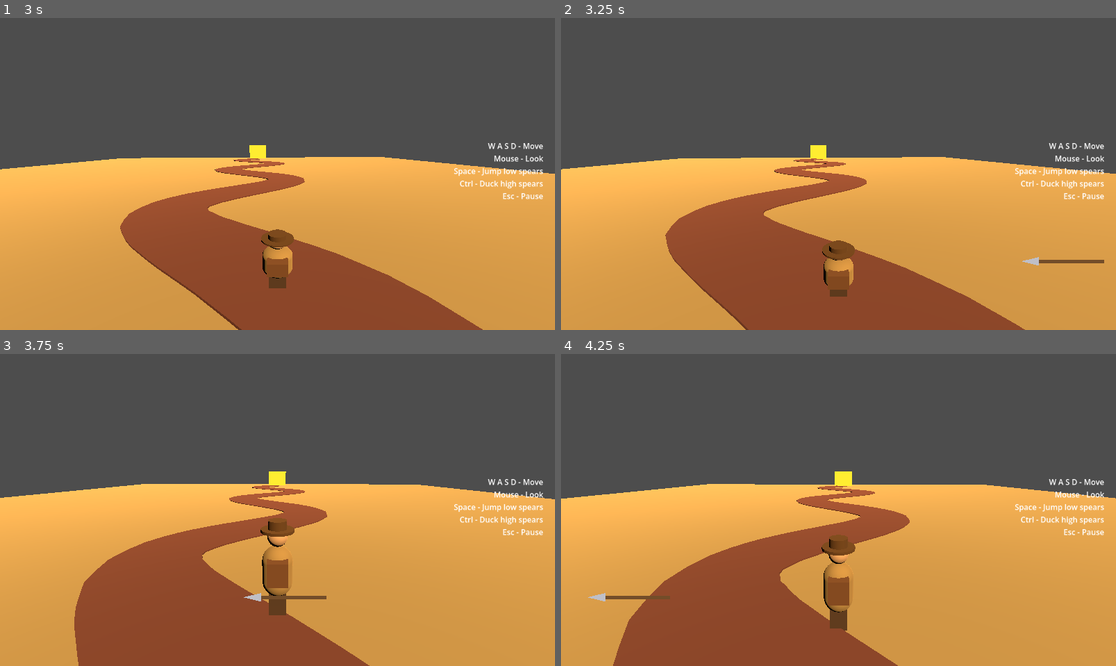
Above: before the commit, frames 1-4 (two rows, left to right).
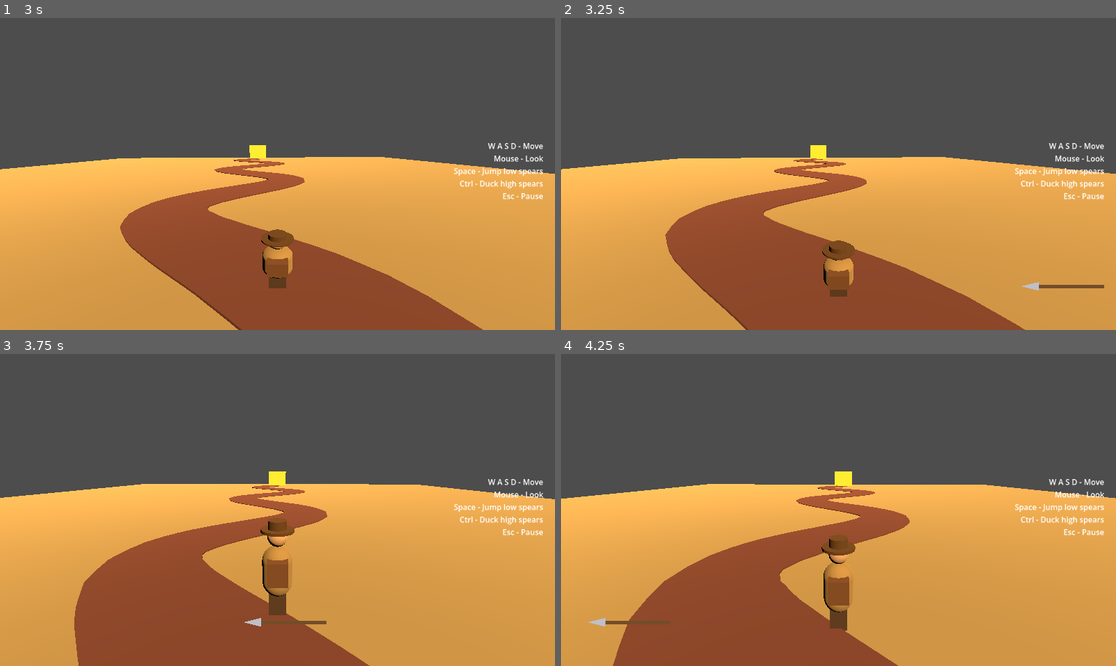
Above: after the commit, the same moments.

Repository: AnubisGott/The-Mystery-of-the-Pharaoh
Game: Godot game, scene res://main/main.tscn
Two runs of this game, one before a commit and one after it. Both use one fixed random seed, a clock stepped at 60 frames per second and the inputs below.
Inputs (mouse positions are in pixels of both pictures, inside the frame that each line leads up to):
- Up to frame 1 (3 s): click "Enter the Tomb" at 0.5 s; tap Enter at 1.25 s; move the mouse to (305, 174) at 1.27 s; hold Ctrl (duck) 1.28-2.03 s; hold W (move_forward) from 1.28 s (still down); tap Space (jump) at 1.52, 2.27 s; move the mouse to (249, 174) at 2.02 s; tap Ctrl (duck) at 2.1 s; move the mouse to (288, 167) at 2.77 s; hold Ctrl (duck) from 2.78 s (still down)
- Up to frame 2 (3.25 s): keep holding W (move_forward); keep holding Ctrl (duck)
- Up to frame 3 (3.75 s): keep holding W (move_forward); move the mouse to (271, 516) at 3.52 s; release Ctrl (duck) at 3.53 s; tap Ctrl (duck) at 3.6 s
- Up to frame 4 (4.25 s): keep holding W (move_forward); tap Space (jump) at 3.77 s

Frame 1 is identical in both runs. In frame 2, 0.4% of the frame differs, in the area x 83-98%, y 76-88%; in frame 3, 0.3%; in frame 4, 0.3%.

Commit message:
Lower the low spear lane
Co-Authored-By: Claude Fable 5 <noreply@anthropic.com>

Diff:
--- a/hazards/spear_layer.gd
+++ b/hazards/spear_layer.gd
@@ -5,7 +5,7 @@
 const Spear2D := preload("res://hazards/spear_2d.gd")
 
 const SPEAR_SPEED: float = 900.0
-const LOW_HEIGHT_FRACTION: float = 0.78
+const LOW_HEIGHT_FRACTION: float = 0.86
 const HIGH_HEIGHT_FRACTION: float = 0.60
 const HIT_ZONE_HALF_WIDTH: float = 40.0
 const OFFSCREEN_MARGIN: float = 120.0
